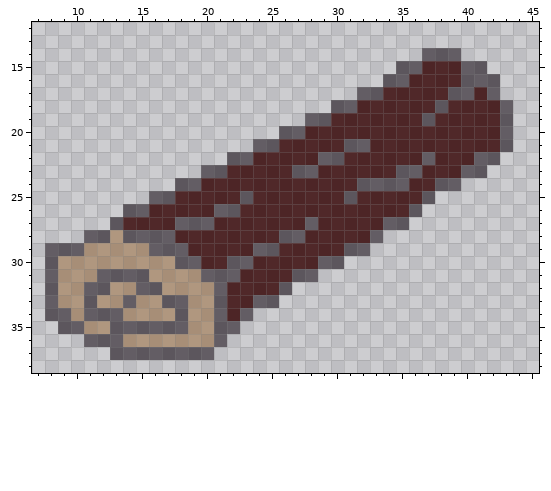
File history of a pixel-art sprite, sprite/wood.png. Above is the file before it was changed.
The file is 50x50 pixels. Shown: x 7..45, y 12..38.
New version:
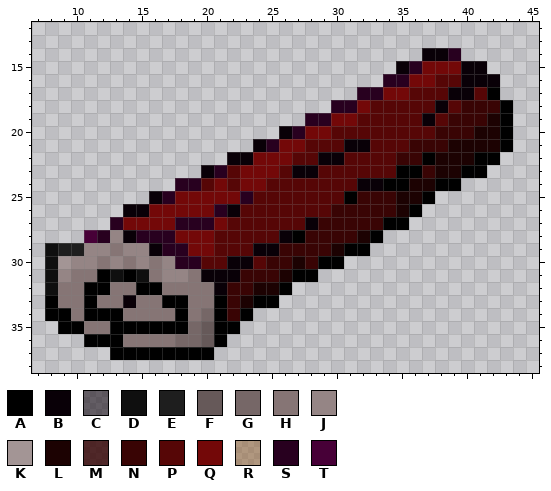
Palette (. is transparent): A #000000  B #090007  C #0b00098b  D #0f0f0f  E #1e1e1e  F #665959  G #766767  H #867575  J #958585  K #a39595  L #1c0202  M #310000cd  N #390404  P #560606  Q #730808  R #83430063  S #28001f  T #470037
Difference:
@@ x 7..45 @@
 13 .......................................
-14 ..............................CCC......
-15 ............................CCMMMCC....
-16 ...........................CCMMMMCCC...
-17 .........................CCMMMMMCCMC...
-18 .......................CCMMMMMMCMMMMC..
-19 .....................CCMMMMMMMCMMMMMC..
-20 ...................CCMMMMMMMMMMMMMMMC..
-21 .................CCMMMMMCCMMMMMMMMMMC..
-22 ...............CCMMMMMCCMMMMMMCMMMCC...
-23 .............CCMMMMMCCMMMMMMCCMMMCC....
-24 ...........CCMMMMMMMMMMMMCCCCMMCC......
-25 .........CCMMMMMCMMMMMMMCMMMMMC........
-26 .......CCMMMMMCCMMMMMMMMMMMMMC.........
-27 ......CMMMMCCCMMMMMMMCMMMMMCC..........
-28 ....CCRCCCCMMMMMMMMCCMMMMMC............
-29 .CCCRRRRRCCCMMMMMCCMMMMMCC.............
-30 .CRRRRRRRRRCCMMCCMMMMMCC...............
-31 .CRRRCCCCRRRRCCCMMMMCC.................
-32 .CRRCCRRCCRRRRCMMMMC...................
-33 .CRRCRRCRRCCRRCMMCC....................
-34 .CCRCCCRRRRCRRCMC......................
-35 ..CCRRCCCCCCRRCC.......................
-36 ....CCCRRRRRRRC........................
-37 ......CCCCCCCC.........................
+14 ..............................BBS......
+15 ............................BSQQQBB....
+16 ...........................SSQQPPBBB...
+17 .........................SSQQPPPBBPA...
+18 .......................SSQPPPPPBPNNNA..
+19 .....................SSQQPPPPPBPNNNLA..
+20 ...................BSQQPPPPPPPPNNNLLA..
+21 .................BSQQPPPBBPPPNNNLLLLA..
+22 ...............BBQQQPPBBPPPPNNALLLAA...
+23 .............BSPQQQPBBPPPPPPAANLLAA....
+24 ...........SSPQPQQPPPPPPPBBAALLAA......
+25 .........BSQQQQQSPPPPPPPANNNLLA........
+26 .......BBQQQQQSBPPPPPPPNNNNNLA.........
+27 ......SQQQQSSSQPPPPPPBNNNNNAA..........
+28 ....TSJBSSSQQQPPPPPBANNNNLA............
+29 .DEEJJHJJBSSQQPPPBBNNNNLAA.............
+30 .DKJJHJHJHJSSPPBBPNNLNAA...............
+31 .DJHHADADHJJHBBBNNNLAA.................
+32 .DHHAAHHAAHHHHBNNLLA...................
+33 .AHHAHHBHHAAHHANLAA....................
+34 .AAHAAAHHHHAHGANA......................
+35 ..AAHHAAAAAAGFAA.......................
+36 ....AAAHHHHGGFA........................
+37 ......AAAAAAAA.........................
 38 .......................................
Boxes around the changes in both pictures, in picture pixels (x1, y1, x2, y2):
changed: (45, 48, 513, 360)
